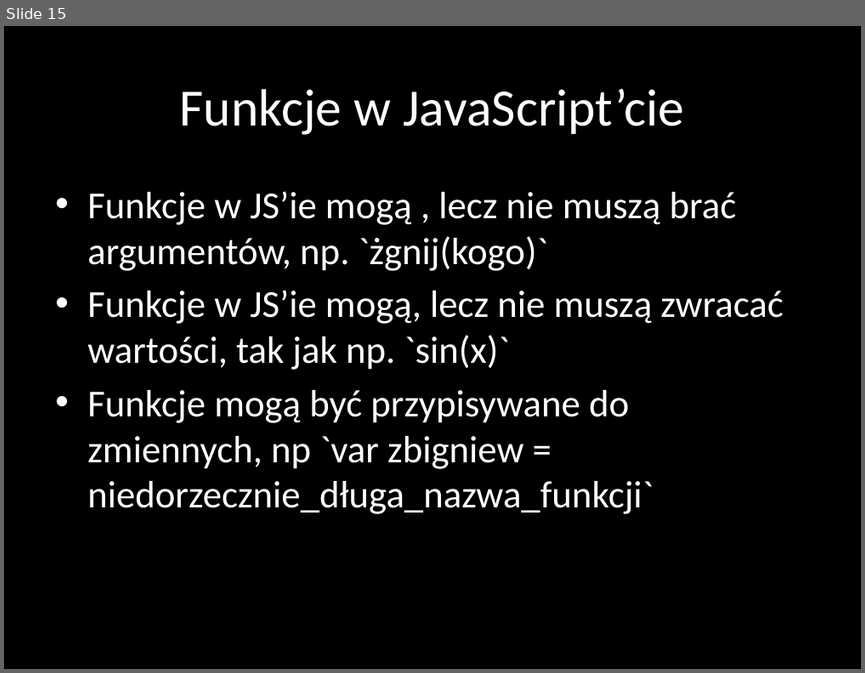
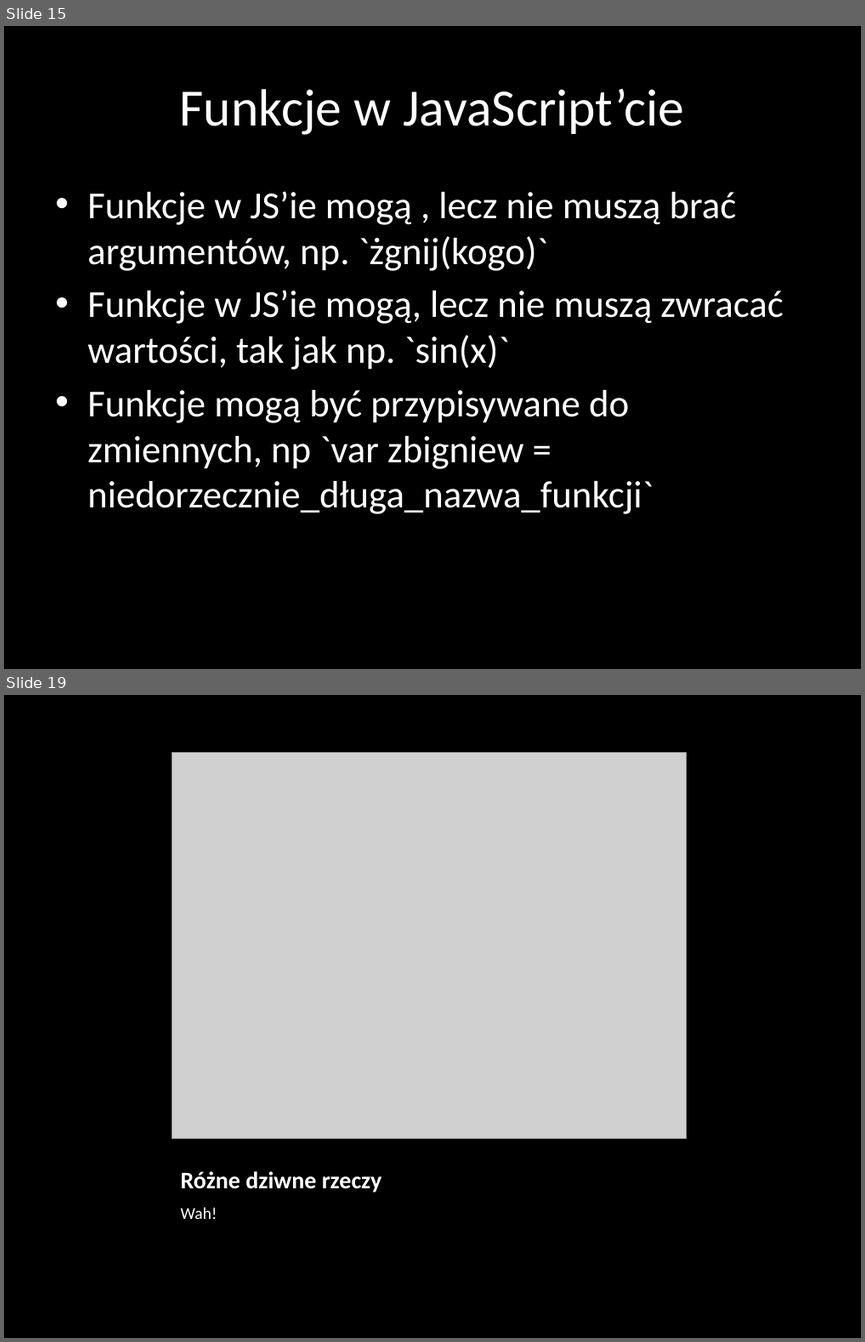
Before and after one commit to nabijaczleweli/UniwersytetDzieci-Google-2015-prezentacja, a slide deck: prezentacja/JavaScript.pptx. Shown one above the other, each under a label of ours: slide 15 before the commit, slides 15 and 19 after it; the slides between them are not shown. The pictures are 865x673 and 865x1342 pixels, drawn with LibreOffice and Linux fonts; fonts in the diff are those of the drawing; grey boxes stand for pictures. Boxes give left, top, right and bottom in pixels: in the first picture for what was removed or moved away, otherwise in the second. Text is boxed around its words. In the diff, an @@ line names an element or a change of style, - is before the commit and + after.

```diff
--- a/prezentacja/JavaScript.pptx
+++ b/prezentacja/JavaScript.pptx
@@ slide 19 added at bbox=[4, 695, 861, 1338], background #000000 @@
@@ picture added at bbox=[172, 753, 686, 1138] @@
@@ title added at bbox=[181, 1171, 382, 1192], 20 pt, text #FFFFFF, bold @@
+Różne dziwne rzeczy
@@ text added at bbox=[181, 1207, 217, 1219], 14 pt, text #FFFFFF @@
+Wah!
```
Also in this commit, not shown: 5 other slides added, 7 other files.
